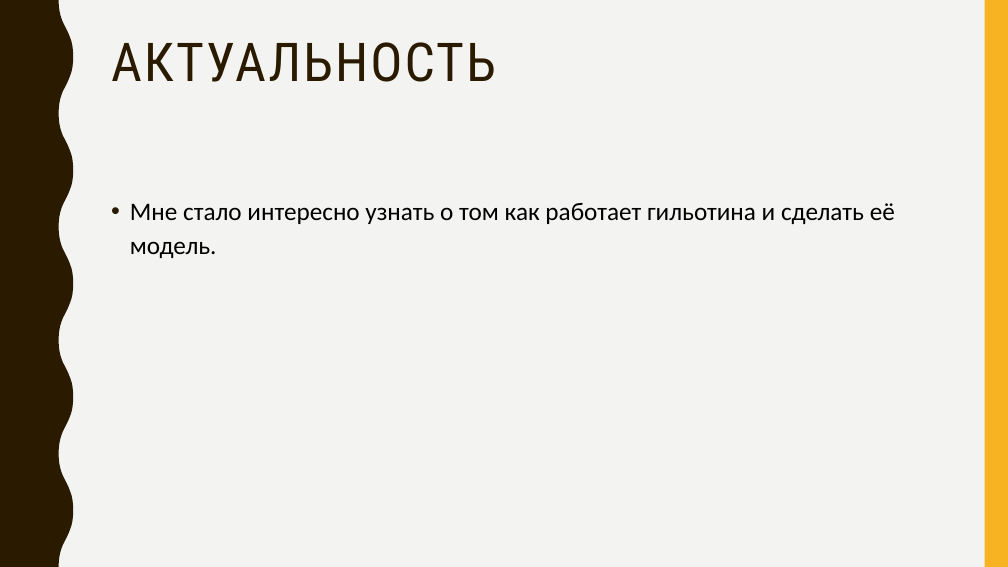
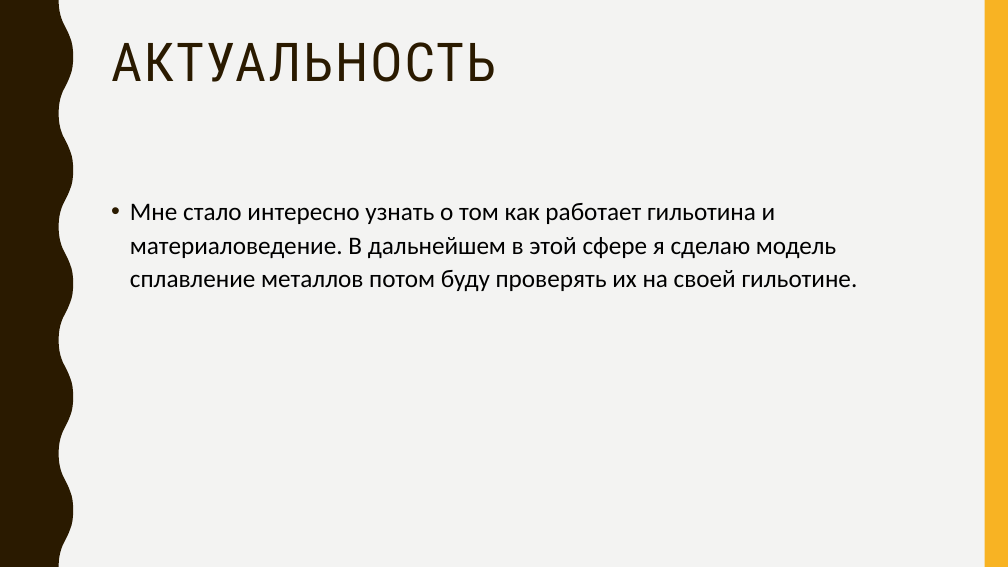
Before and after one commit to AstroBFU/projects, a slide deck: slide 4 of Разрез как смысл.pptx. Drawn at 1008x567 pixels with LibreOffice and Linux fonts; fonts in the diff are those of the drawing. Boxes give left, top, right and bottom in pixels: in the first picture for what was removed or moved away, otherwise in the second. Text is boxed around its words. In the diff, an @@ line names an element or a change of style, - is before the commit and + after.

Commit message:
презентация

```diff
--- a/Разрез как смысл.pptx
+++ b/Разрез как смысл.pptx
@@ text at box(130, 203, 858, 291): text changed @@
-• Мне стало интересно узнать о том как работает гильотина и сделать её модель.
+• Мне стало интересно узнать о том как работает гильотина и материаловедение. В дальнейшем в этой сфере я сделаю модель сплавление металлов потом буду проверять их на своей гильотине.
```
